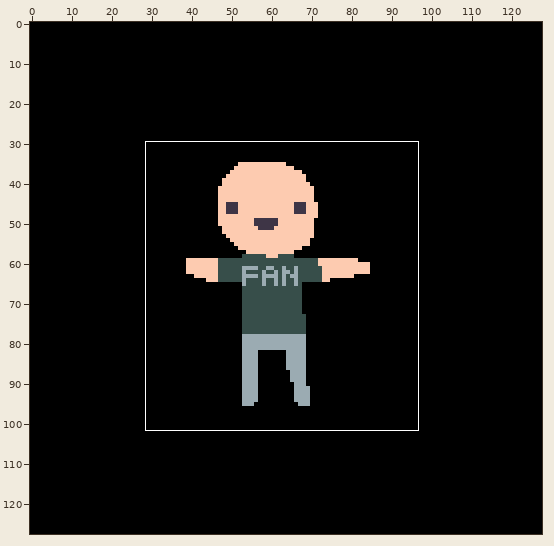
Pixel-art file: data/imgs/animations/customer_0.ase. The first picture is a wide view before the edit; the outline marks the close-up.
Close-up. As it was:
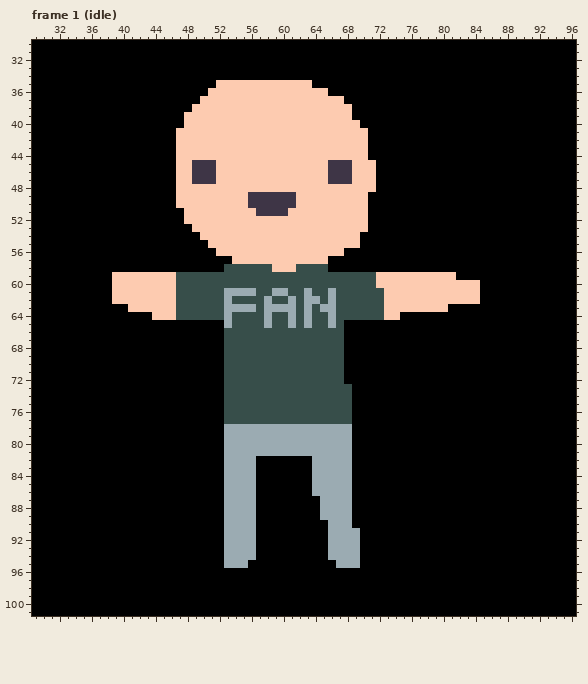
128x128 pixels, 2 frames. Shown: frame 1 (idle): x 29..96, y 30..101. The commit also changed other frames or places, which this record leaves out.
Now the later version:
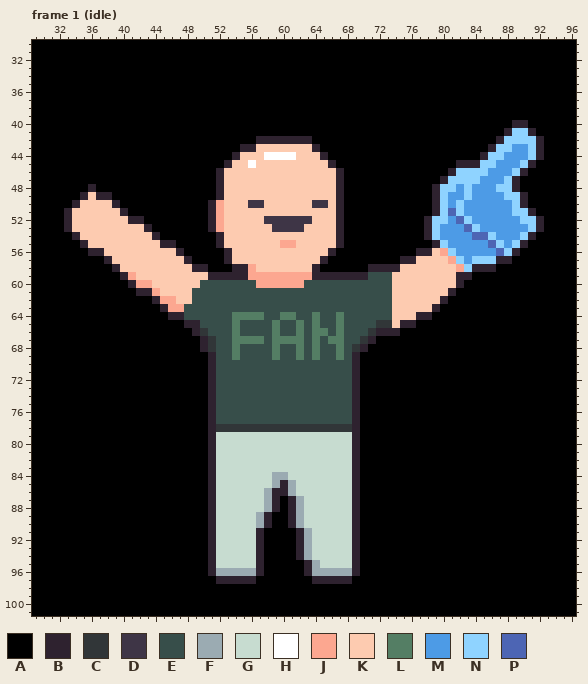
Palette (. is transparent): A #000000  B #2e222f  C #313638  D #3e3546  E #374e4a  F #9babb2  G #c7dcd0  H #ffffff  J #fca790  K #fdcbb0  L #547e64  M #4d9be6  N #8fd3ff  P #4d65b4
The edit:
layer "Layer 4" added
layer "Layer 5" added
layer "Layer 3" now hidden
Changed rows in their new state; - is an unchanged pixel.
Frame 1 (idle):
first column x 33:
 35 -------------------AAAAAAAAAAAA-----------------------------
 36 ------------------AAAAAAAAAAAAAAA---------------------------
 37 -----------------AAAAAAAAAAAAAAAAAA-------------------------
 38 ----------------AAAAAAAAAAAAAAAAAAAA------------------------
 39 ---------------AAAAAAAAAAAAAAAAAAAAA------------------------
 40 ---------------AAAAAAAAAAAAAAAAAAAAAA-------------------BB--
 41 --------------AAAAAAAAAAAAAAAAAAAAAAAA-----------------BNNB-
 42 --------------AAAAAAAAAABBBBBBBAAAAAAA----------------BNNNNB
 43 --------------AAAAAAAABB-------BAAAAAA---------------BNNMMNB
 44 --------------AAAAAAAB---HHHH---BAAAAA--------------BNNMMMNB
 45 --------------AAAAAAB--H---------BAAAAA----------BBBNNMMMNB-
 46 --------------AAAAAB-------------KBAAAA---------BNNNNMMMNB--
 47 --------------AAAAAB-------------KBAAAA--------BNNNNMMMNB---
 48 ---B----------AAAAAB--------------BAAAA-------BNNMNMMMNNB---
 49 --BKBB--------AAAAAB---KKKKKK-----BAAA--------BNMMNMMMMNNB--
 50 -BKKKKB-------AAAABJ-----KKKK--DD-BAAA--------BNMNMMMMMMNB--
 51 BKKKKKKB-------AAABJ----KKKK------BAAA--------BNPNMMMMMMNNB-
 52 BKKKKKKKBB-----AAABJ-----DDDDDD---BAAA-------BNNMPNMMMMMMNNB
 53 BKKKKKKKKKB-----AABJ------DDDD----BAAA-------BNMMMPNMMMMMMNB
 54 -BKKKKKKKKKB-----AAB--------------BAA--------BNMMMMPPNMMMNB-
 55 --BKKKKKKKKKBB----AB-------JJ-----BAA---------BNMMMMMPNMNB--
 56 ---BBKKKKKKKKKB----AB------------BA---------BBKJNMMMMMPNB---
 57 -----BKKKKKKKKKB----B-----------B---------BBKKKKJNMNNNBB----
 58 ------BKKKKKKKKKBB--ABBJKK---KKBA-----BBBBKKKKKKKJNBBB------
 59 ------ABJ-----KKKKBBBBBJJJJJJJJBBBBBBB-EE--------BB---------
 60 ------AABJJ---KKK-------JJJJJJ---------EE--------BAA--------
 61 ------AAABBJ--KK----EEEE--EE--E--E------E-------BAAA--------
 62 ------AAAAABJJKK----E----E--E-EE-E------E------BAAAA--------
 63 --------AAAABJJ-----EEEE-EEEE-E-EE------E-----BA------------
 64 -----------AABB-----ELLLLE-LL-EL-EL-----E-KKBB--------------
 65 ---------------BBEEEEL---EL-ELEL-ELEEEECCKBB----------------
 66 ----------------BCEE-L----L--L-LL-LEEECBBB------------------
 67 -----------------BCE-LLLL-LLLL-L-LLEECB---------------------
 68 -----------------BCE-L----L--L-L--LECB----------------------
 69 ------------------BE-L----L--L-L--LEB-----------------------
 70 ------------------BE---------------EB-----------------------
 71 ------------------BE---------------EB-----------------------
 72 ------------------BE---------------EB-----------------------
 73 ------------------BE----------------B-----------------------
 74 ------------------BE----------------B-----------------------
 75 ------------------BE----------------B-----------------------
 76 ------------------BE----------------B-----------------------
 77 ------------------BE----------------B-----------------------
 78 ------------------BCCCCCCCCCCCCCCCCCB-----------------------
 79 ------------------BGGGGGGGGGGGGGGGGGB-----------------------
 80 ------------------BGGGGGGGGGGGGGGGGGB-----------------------
 81 ------------------BGGGGGGGGGGGGGGGGGB-----------------------
 82 ------------------BGGGGGGGGGGGGGGGGGB-----------------------
 83 ------------------BGGGGGGGGGGGGGGGGGB-----------------------
 84 ------------------BGGGGGGGFFGGGGGGGGB-----------------------
 85 ------------------BGGGGGGGFBFGGGGGGGB-----------------------
 86 ------------------BGGGGGGFBBFGGGGGGGB-----------------------
 87 ------------------BGGGGGGFB-BFGGGGGGB-----------------------
 88 ------------------BGGGGGGFB-BFGGGGGGB-----------------------
 89 ------------------BGGGGGFB--BFGGGGGGB-----------------------
 90 ------------------BGGGGGFB--BFGGGGGGB-----------------------
 91 ------------------BGGGGGB----BFGGGGGB-----------------------
 92 ------------------BGGGGGB----BFGGGGGB-----------------------
 93 ------------------BGGGGGB----BFGGGGGB-----------------------
 94 ------------------BGGGGGB----BFGGGGGB-----------------------
 95 ------------------BGGGGGB-----BFGGGGB-----------------------
 96 ------------------BFFFFFB-----BFFFFFB-----------------------
 97 -------------------BBBBB-------BBBBB------------------------
